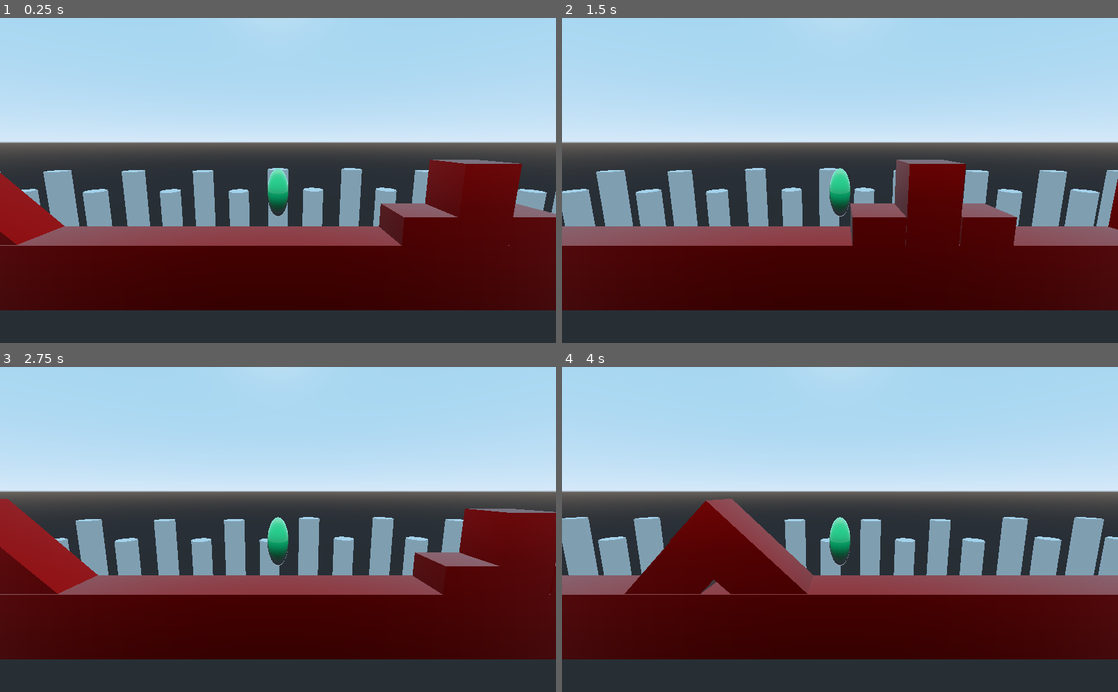
Above: before the commit, frames 1-4 (two rows, left to right).
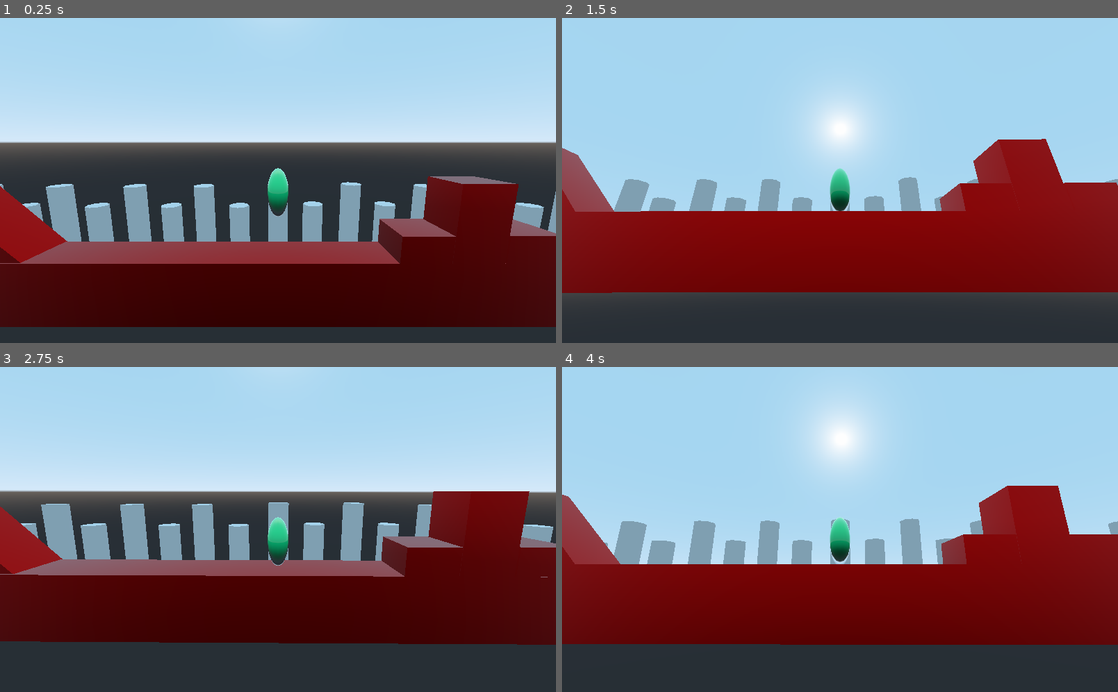
Above: after the commit, the same moments.

Repository: TresSims/YAPP
Game: Godot game, scene res://Start.tscn
Same seed, same stepped clock (60 frames per second), same inputs: the game is played once before the commit and once after it.
Inputs:
- Up to frame 1 (0.25 s): no input
- Up to frame 2 (1.5 s): hold Right (ui_right) 0.53-1.28 s; hold Left (ui_left) from 1.28 s (still down)
- Up to frame 3 (2.75 s): release Left (ui_left) at 2.03 s; hold Right (ui_right) from 2.03 s (still down)
- Up to frame 4 (4 s): release Right (ui_right) at 2.78 s; hold Up (ui_up) 2.78-3.53 s; hold Left (ui_left) from 3.53 s (still down)

The runs differ from the first frame. In frame 1, 18% of the frame differs, in the area x 0-100%, y 43-96%; in frame 2, 59%; in frame 3, 21%; in frame 4, 59%, in the area x 0-100%, y 12-90%.
Error after the commit: Parse Error: The identifier "vel" isn't declared in the current scope. (res://scripts/Mechanics.gd:26)

Commit message:
Add some horifically broken not done stuff

Diff:
--- a/Start.tscn
+++ b/Start.tscn
@@ -19,23 +19,24 @@
 
 [node name="Spatial" type="Spatial"]
 
-[node name="KinematicBody" type="KinematicBody" parent="."]
+[node name="RigidBody" type="RigidBody" parent="."]
+transform = Transform( 1, 0, 0, 0, 1, 0, 0, 0, 1, 0, 1, 0 )
+script = ExtResource( 1 )
+
+[node name="CollisionShape" type="CollisionShape" parent="RigidBody"]
+transform = Transform( 0.436022, 0, 0, 0, -1.9059e-08, -0.43602, 0, 0.436022, -1.90591e-08, 0, 2.45701, -0.456511 )
+shape = SubResource( 1 )
+
+[node name="Model" type="CSGSphere" parent="RigidBody"]
 transform = Transform( 0.436022, 0, 0, 0, 1.02349, 0, 0, 0, 0.436022, 0, 2.45701, -0.456511 )
-script = ExtResource( 1 )
-
-[node name="CollisionShape" type="CollisionShape" parent="KinematicBody"]
-transform = Transform( 1, 0, 0, 0, -1.86216e-08, -0.426013, 0, 1, -4.37114e-08, 0, 0, -1.19209e-07 )
-shape = SubResource( 1 )
-
-[node name="Model" type="CSGSphere" parent="KinematicBody"]
-transform = Transform( 1, 0, 0, 0, 1, 0, 0, 0, 1, 0, 0, 0 )
 rings = 12
 material = SubResource( 2 )
 
-[node name="Camera" type="Camera" parent="KinematicBody/Model"]
-transform = Transform( 2.29346, 0, 0, 0, 0.964056, 0.158781, 0, -0.372714, 2.26298, 0, 2.01064, 21.4817 )
+[node name="Camera" type="Camera" parent="RigidBody"]
+transform = Transform( 1, 0, 0, 0, 0.986707, 0.162512, 0, -0.162512, 0.986706, 0, 4.51488, 8.90998 )
 
 [node name="FG" type="Spatial" parent="."]
+editor/display_folded = true
 
 [node name="Ground" type="CSGBox" parent="FG"]
 transform = Transform( 1, 0, 0, 0, 1, 0, 0, 0, 1, 0, -0.683127, -0.32858 )
@@ -116,6 +117,7 @@
 material = ExtResource( 2 )
 
 [node name="BG" type="Spatial" parent="."]
+editor/display_folded = true
 
 [node name="CSGCylinder" type="CSGCylinder" parent="BG"]
 transform = Transform( 1, 0, 0, 0, 1, 0, 0, 0, 1, 0, 1.27808, -2.54371 )
--- a/scripts/Mechanics.gd
+++ b/scripts/Mechanics.gd
@@ -1,7 +1,6 @@
-extends KinematicBody
+extends RigidBody
 
 const GRAVITY = 2
-var vel = Vector3()
 const MAX_SPEED = 30
 const JUMP_SPEED = 30
 const ACCEL = 100
@@ -26,10 +25,6 @@
 
 	print(vel.x)
 
-	if is_on_floor():
-		if Input.is_action_just_pressed("ui_up"):
-			vel.y = JUMP_SPEED
-
 func process_movement(delta):
 	move_and_slide(vel, Vector3(0, 1, 0))
 
